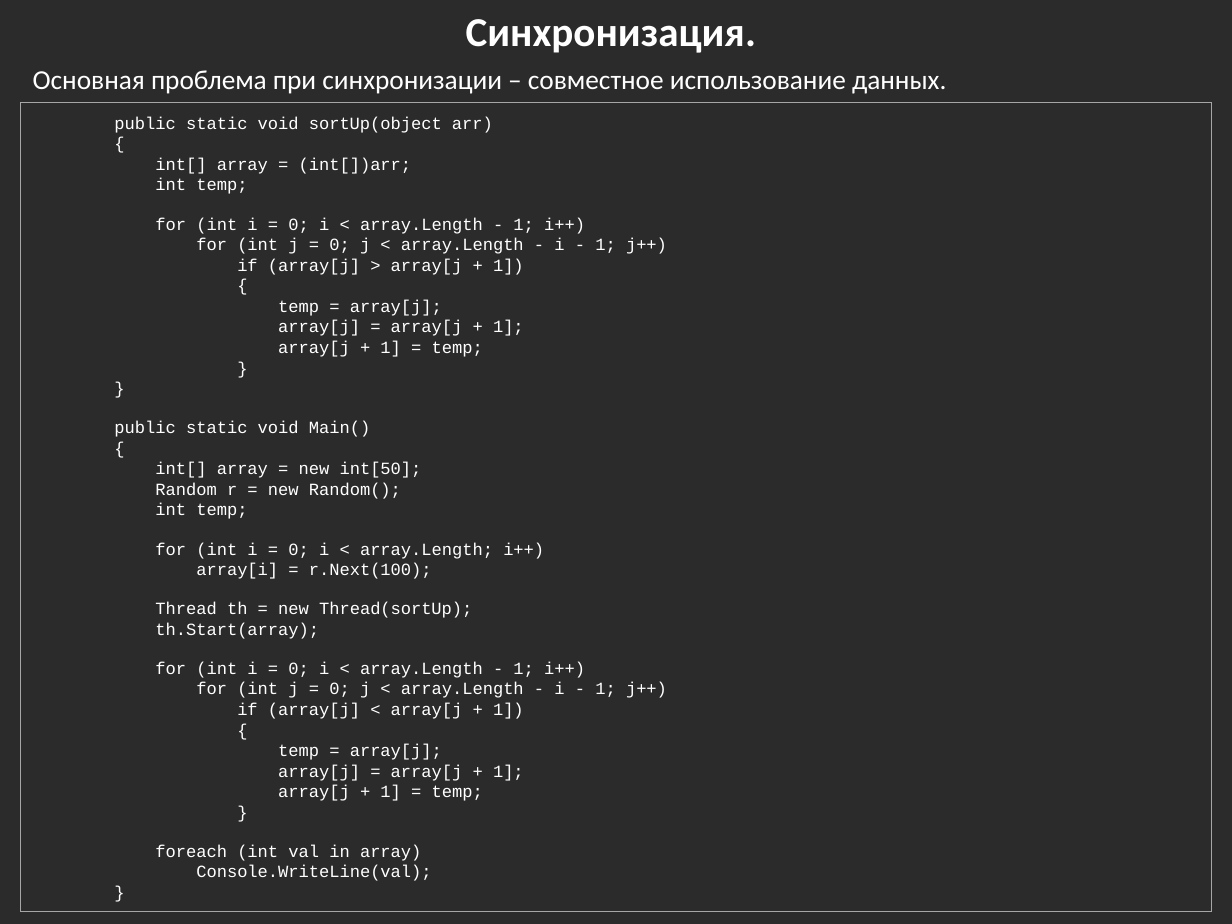
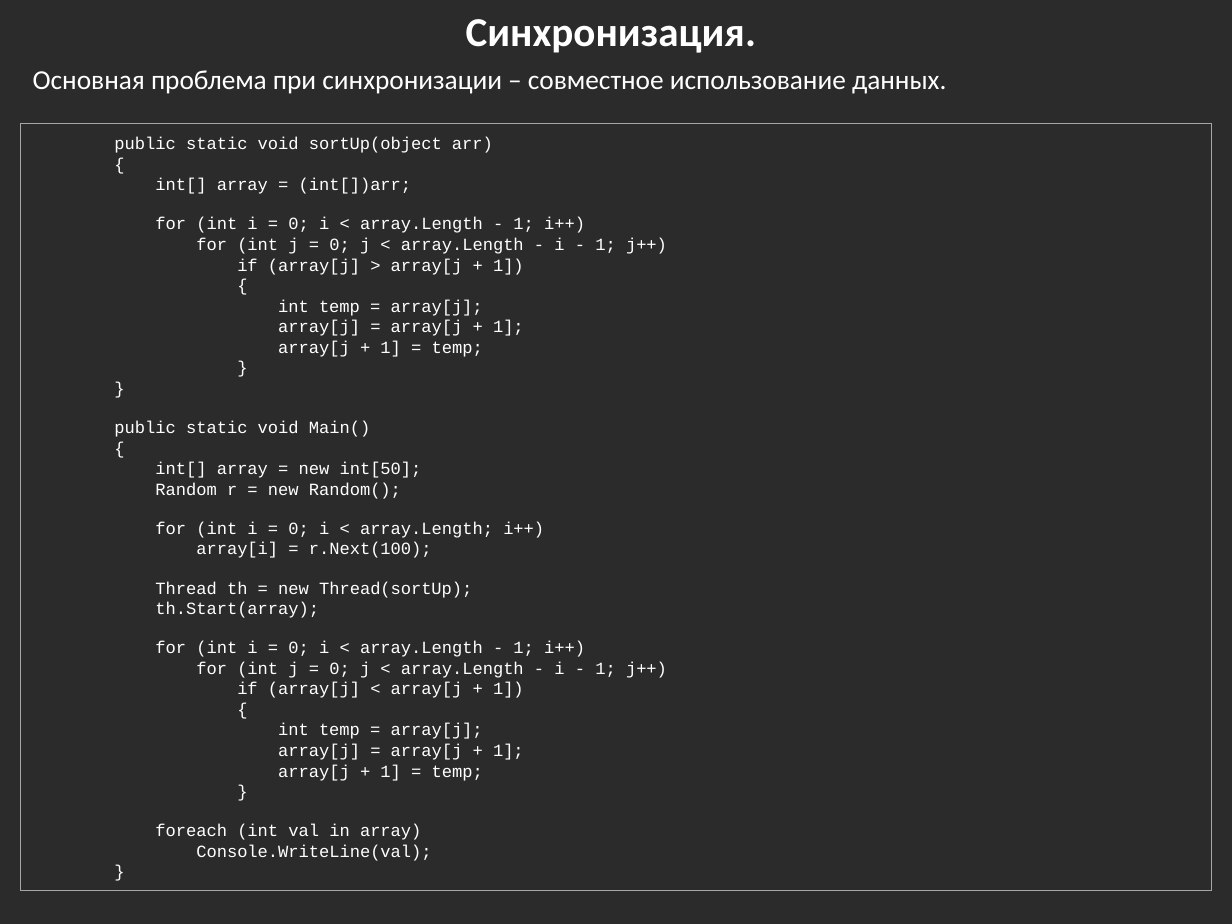
Before and after one commit to bazile/Training, a slide deck: slide 16 of Presentation/lesson-08-multithreading.pptx. Drawn at 1232x924 pixels with LibreOffice and Linux fonts; fonts in the diff are those of the drawing; background and template pictures are left out; a plain dark background stands for a picture behind light text. Boxes give left, top, right and bottom in pixels: in the first picture for what was removed or moved away, otherwise in the second. Text is boxed around its words. In the diff, an @@ line names an element or a change of style, - is before the commit and + after.

```diff
--- a/Presentation/lesson-08-multithreading.pptx
+++ b/Presentation/lesson-08-multithreading.pptx
@@ rectangle "public static void sortUp(object arr)": place and size @@
-rectangle "public static void sortUp(object arr)" at (21,102,1212,910)
+rectangle "public static void sortUp(object arr)" at (21,123,1212,891)
@@ text in rectangle at (155,178,247,194): paragraph removed @@
-int temp;
@@ text in rectangle at (278,299,483,316): text changed @@
-temp = array[j];
+int temp = array[j];
@@ text in rectangle at (155,503,247,519): paragraph removed @@
-int temp;
@@ text in rectangle at (278,723,483,739): text changed @@
-temp = array[j];
+int temp = array[j];
```
Also in this commit, not shown: 4 other slides changed.
